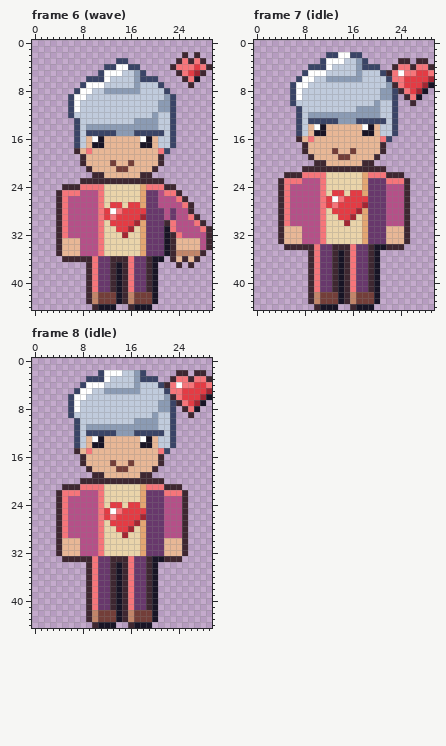
A pixel-art file gets an edit: art/depths/petting-neighbour@62.aseprite. Above, as it was before the edit.
30x45 pixels, 8 frames. Shown: frame 6 (wave), frame 7 (idle), frame 8 (idle). The commit also changed other frames, which this record leaves out.
And afterwards:
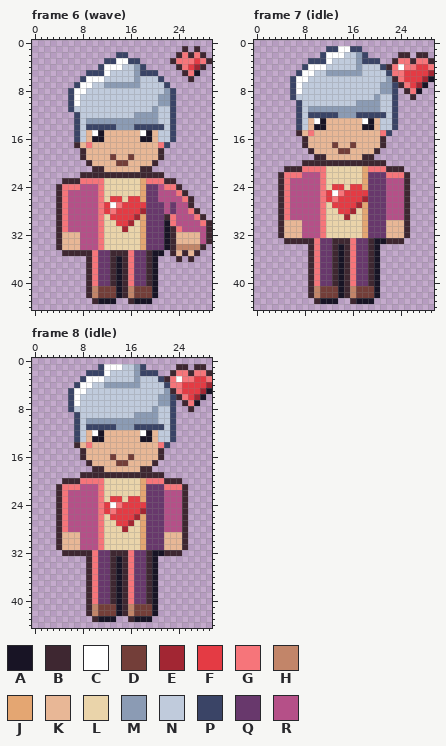
Palette (. is transparent): A #181425  B #3e2731  C #ffffff  D #733e39  E #a22633  F #e43b44  G #f6757a  H #c28569  J #e4a672  K #e8b796  L #ead4aa  M #8b9bb4  N #c0cbdc  P #3a4466  Q #68386c  R #b55088
Change:
Changed rows in their new state; - is an unchanged pixel.
Frame 6 (wave):
first column x 4:
 1 ---------------------B-B--
 2 ----------PP--------BGBGB-
 3 --------PPCCPP-----BG-GFGB
 4 -------PCC-NNMP----.B-FEB.
 5 -----PP--NN----PP---.BGA.-
 6 ----PCCCN-----NNNP---.B.--
 7 ---PC-NNMMMMM----NP---.---
 8 --PC-N--NNNNNN----MP------
 9 ----N------------M--------
11 ---N------------MNN-------
12 --.P---------MMM----------
13 -----MMMMMMMM-------------
14 -----PPPPP---PPPPP--------
15 -----KCAKKKKKKCAKN--------
16 ------A-------A-----------
17 ---BKGKK------KK-GP.------
18 ---.BK-----------B.-------
19 ---------D--D-------------
20 ----.B---KDDK---B.--------
21 -----.BB--KK--BB.---------
22 ----BB--BBBBBB--BB--------
23 -BBBGGGGLLLLLLJGGGBB------
24 BGGGRRR--------QQRGGB-----
25 --RR--------------RRGB----
26 ---------FF-FF------RGB---
27 --------FCGF--F--Q-Q-R----
28 ---------GF---E-------GB--
29 --------LF---EJ---BG--RGB-
30 ---------L--EL----A----RGB
31 ----------LEL------BG---R-
32 -KKK-------L--------KKKK--
34 --------------------HHHHB.
35 .BBBBBGQQBBBGQQBAA.-KBKB.-
36 -....-----A------.-.B.B.--
37 --------------------.-.---
first column x 9:
41 -HDDD--HDDD-
43 .BAAA..BAAA.
44 -....--....-
Frame 7 (idle):
first column x 4:
 1 --------PPCCPP------------
 2 -------PCC-NNMP-----BB-BB-
 3 -----PP--NN----PP--BGGBGGB
 4 ----PCCCN-----NNNPBGC-GFFG
 5 ---PC-NNMMMMM----NP-GFF--E
 6 --PC-N--NNNNNN----MB----EA
 7 ----N------------M-PBG-EA.
 8 --------------------.BGA.-
 9 ---N------------MNN--.B.--
10 --.P---------MMM------.---
11 -----MMMMMMMM-------------
12 -----PPPPP---PPPPP--------
13 -----KCAKKKKKKCAKN--------
14 ------A-------A-----------
15 ---BKGKK------KK-GP.------
16 ---.BK-----------B.-------
17 ---------D--D-------------
18 ----.B---KDDK---B.--------
19 -----.BB--KK--BB.---------
20 ----BB--BBBBBB--BB--------
21 -BBBGGGGLLLLLLJGGGBBB-----
22 BGGGRRR--------QQQGGGB----
23 --RR--------------RRR-----
24 ---------FF-FF------------
25 --------FCGF--F-----------
26 ---------GF---E-----------
27 --------LF---EJ-----------
28 ---------L--EL------------
29 ----------LEL-------------
30 -KKK-------L------KKK-----
33 .BBBBBGQQBBBGQQBAABBB.----
34 -....-----A------....-----
first column x 9:
41 -HDDD--HDDD-
43 .BAAA..BAAA.
44 -....--....-
Frame 8 (idle):
first column x 4:
 1 -------PCCCNNMP-----BB-BB-
 2 -----PP--NN----PP--BGGBGGB
 3 ----PCCCN-----NNNPBGC-GFFG
 4 ---PC-NNMMMMM----NP-GFF--E
 5 --PC-N--NNNNNN----MB----EA
 6 ----N------------M-PBG-EA.
 7 --------------------.BGA.-
 8 ---N------------MNN--.B.--
 9 --.P---------MMM------.---
10 -----MMMMMMMM-------------
11 -----PPPPP---PPPPP--------
12 -----KCAKKKKKKCAKN--------
13 ------A-------A-----------
14 ---BKGKK------KK-GP.------
15 ---.BK-----------B.-------
16 ---------D--D-------------
17 ----.B---KDDK---B.--------
18 -----.BB--KK--BB.---------
19 ----BB--BBBBBB--BB--------
20 -BBBGGGGLLLLLLJGGGBBB-----
21 BGGGRRR--------QQQGGGB----
22 --RR--------------RRR-----
23 ---------FF-FF------------
24 --------FCGF--F-----------
25 ---------GF---E-----------
26 --------LF---EJ-----------
27 ---------L--EL------------
28 ----------LEL-------------
29 -KKK-------L------KKK-----
32 .BBBBBGQQBBBGQQBAABBB.----
33 -....-----A------....-----
first column x 9:
41 -HDDD--HDDD-
43 .BAAA..BAAA.
44 -....--....-
Boxes around the changes in both pictures, in picture pixels (x1, y1, x2, y2):
changed: (56, 46, 212, 310)
changed: (278, 46, 434, 250)
changed: (308, 286, 380, 310)
changed: (56, 364, 212, 562)
changed: (86, 604, 158, 628)
